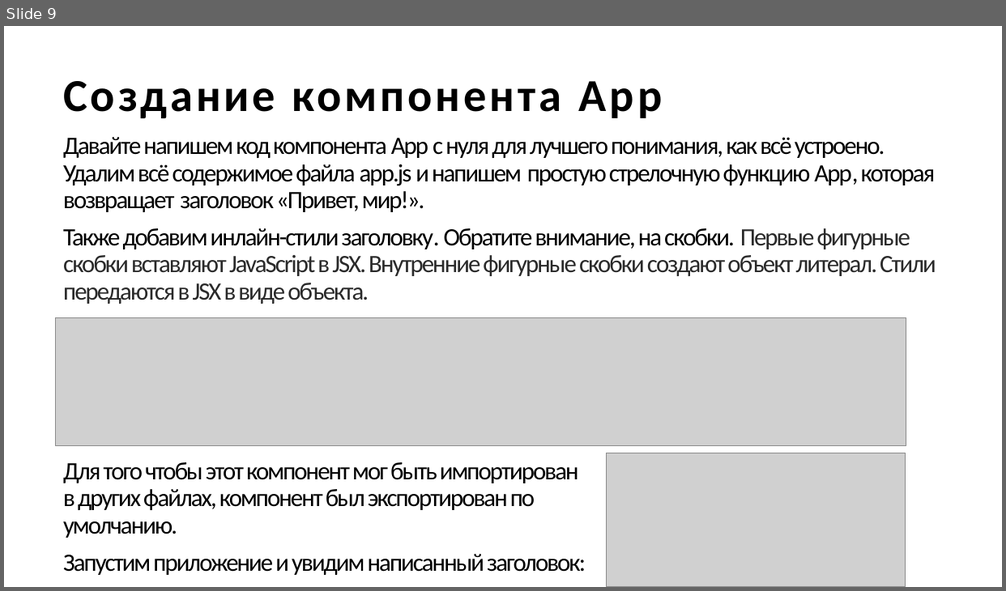
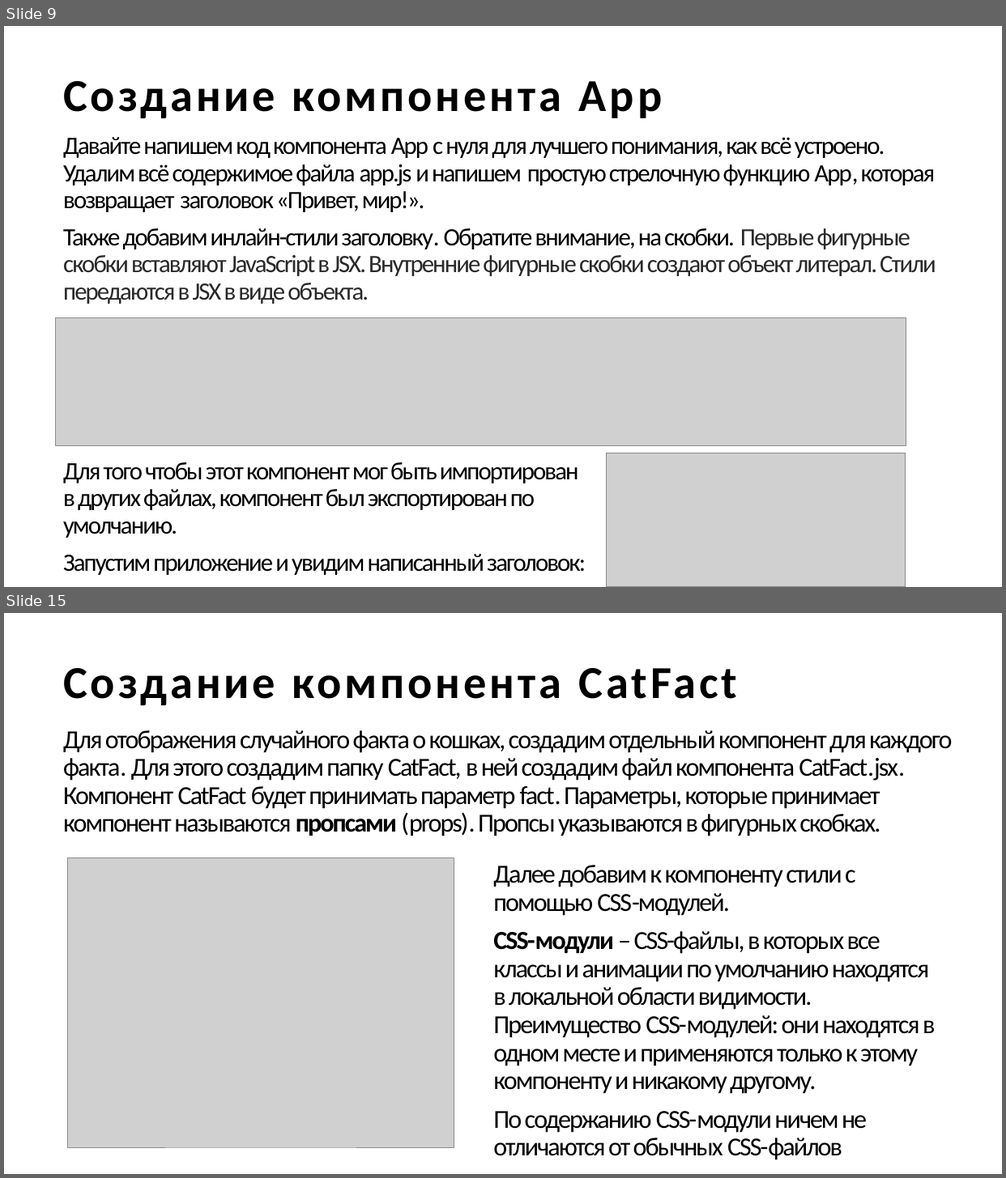
Before and after one commit to descenty/IPPO-3-sem, a slide deck: Введение в React.pptx. Shown one above the other, each under a label of ours: slide 9 before the commit, slides 9 and 15 after it; the slides between them are not shown. The pictures are 1006x591 and 1006x1178 pixels, drawn with LibreOffice and Linux fonts; fonts in the diff are those of the drawing; grey boxes stand for pictures. Boxes give left, top, right and bottom in pixels: in the first picture for what was removed or moved away, otherwise in the second. Text is boxed around its words. In the diff, an @@ line names an element or a change of style, - is before the commit and + after.

```diff
--- a/Введение в React.pptx
+++ b/Введение в React.pptx
@@ slide 15 added at [4,613,1002,1174], background #FFFFFF @@
@@ title added at [63,668,737,705], 44 pt, text #000000, bold @@
+Создание компонента CatFact
@@ text added at [63,730,952,837], 25 pt, text #000000 @@
+Для отображения случайного факта о кошках, создадим отдельный компонент для каждого факта. Для этого создадим папку CatFact, в ней создадим файл компонента CatFact.jsx. Компонент CatFact будет принимать параметр fact. Параметры, которые принимает компонент называются пропсами (props). Пропсы указываются в фигурных скобках.
@@ picture added at [68,858,454,1148] @@
@@ text added at [493,865,935,1161], 25 pt, text #000000 @@
+Далее добавим к компоненту стили с помощью CSS-модулей.
+CSS-модули – CSS-файлы, в которых все классы и анимации по умолчанию находятся в локальной области видимости. Преимущество CSS-модулей: они находятся в одном месте и применяются только к этому компоненту и никакому другому.
+По содержанию CSS-модули ничем не отличаются от обычных CSS-файлов
```
Also in this commit, not shown: 3 slides changed, 9 other slides added, 21 other files.
